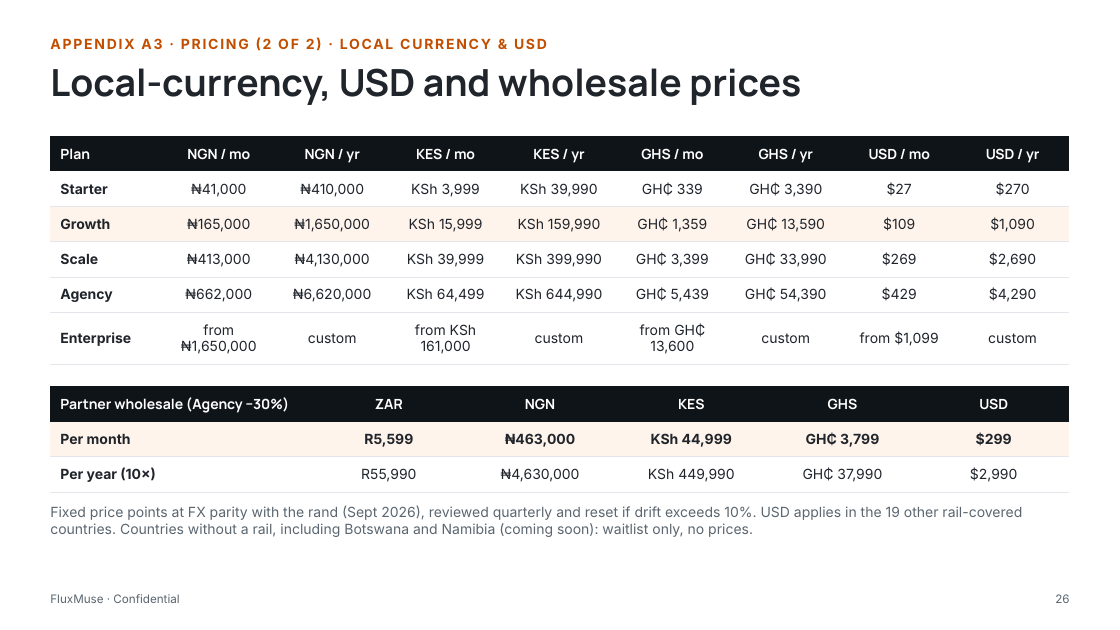
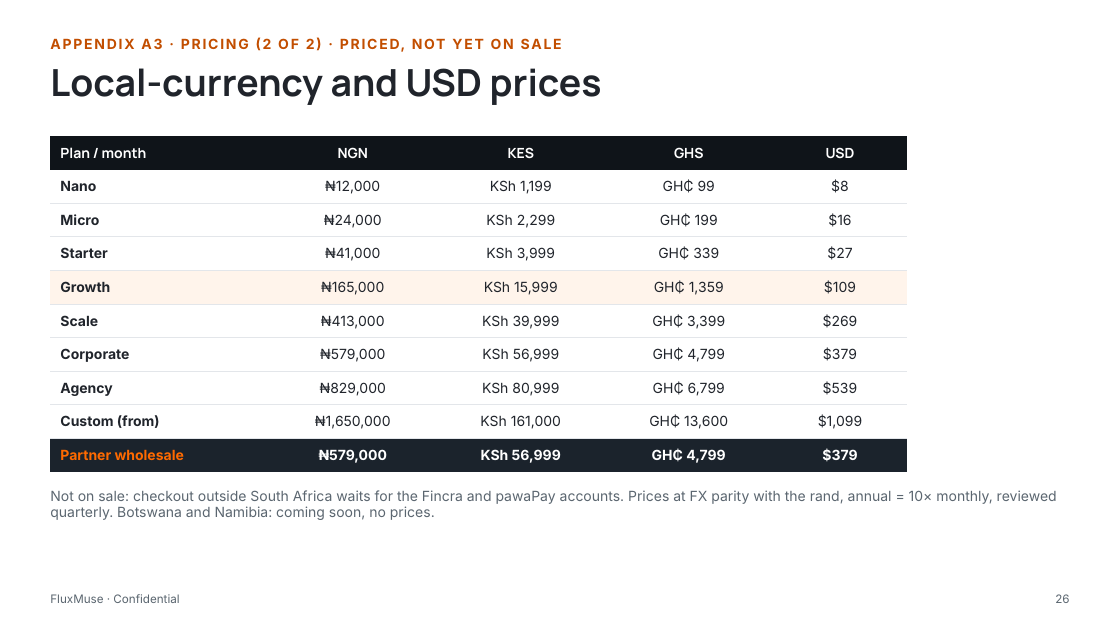
Before and after one commit to embizo/fluxmuse, a slide deck: slide 26 of docs/go-to-market/04_Investor_Pitch_Deck/FluxMuse_Investor_Pitch_Deck.pptx. Drawn at 1120x630 pixels with LibreOffice and Linux fonts; fonts in the diff are those of the drawing. Boxes give left, top, right and bottom in pixels: in the first picture for what was removed or moved away, otherwise in the second. Text is boxed around its words. In the diff, an @@ line names an element or a change of style, - is before the commit and + after.

```diff
--- a/docs/go-to-market/04_Investor_Pitch_Deck/FluxMuse_Investor_Pitch_Deck.pptx
+++ b/docs/go-to-market/04_Investor_Pitch_Deck/FluxMuse_Investor_Pitch_Deck.pptx
@@ text at <box>50,68,602,105</box>: text changed @@
-Local-currency, USD and wholesale prices
+Local-currency and USD prices
@@ table removed at <box>50,136,1070,365</box>, 6 rows, 9 columns @@
-Plan | NGN / mo | NGN / yr | KES / mo | KES / yr | GHS / mo | GHS / yr | USD / mo | USD / yr
-Starter | ₦41,000 | ₦410,000 | KSh 3,999 | KSh 39,990 | GH₵ 339 | GH₵ 3,390 | $27 | $270
-Growth | ₦165,000 | ₦1,650,000 | KSh 15,999 | KSh 159,990 | GH₵ 1,359 | GH₵ 13,590 | $109 | $1,090
-Scale | ₦413,000 | ₦4,130,000 | KSh 39,999 | KSh 399,990 | GH₵ 3,399 | GH₵ 33,990 | $269 | $2,690
-Agency | ₦662,000 | ₦6,620,000 | KSh 64,499 | KSh 644,990 | GH₵ 5,439 | GH₵ 54,390 | $429 | $4,290
-Enterprise | from ₦1,650,000 | custom | from KSh 161,000 | custom | from GH₵ 13,600 | custom | from $1,099 | custom
@@ table added at <box>50,136,907,472</box>, 10 rows, 5 columns @@
+Plan / month | NGN | KES | GHS | USD
+Nano | ₦12,000 | KSh 1,199 | GH₵ 99 | $8
+Micro | ₦24,000 | KSh 2,299 | GH₵ 199 | $16
+Starter | ₦41,000 | KSh 3,999 | GH₵ 339 | $27
+Growth | ₦165,000 | KSh 15,999 | GH₵ 1,359 | $109
+Scale | ₦413,000 | KSh 39,999 | GH₵ 3,399 | $269
+Corporate | ₦579,000 | KSh 56,999 | GH₵ 4,799 | $379
+Agency | ₦829,000 | KSh 80,999 | GH₵ 6,799 | $539
+Custom (from) | ₦1,650,000 | KSh 161,000 | GH₵ 13,600 | $1,099
+Partner wholesale | ₦579,000 | KSh 56,999 | GH₵ 4,799 | $379
@@ table removed at <box>50,386,1070,492</box>, 3 rows, 6 columns @@
-Partner wholesale (Agency −30%) | ZAR | NGN | KES | GHS | USD
-Per month | R5,599 | ₦463,000 | KSh 44,999 | GH₵ 3,799 | $299
-Per year (10×) | R55,990 | ₦4,630,000 | KSh 449,990 | GH₵ 37,990 | $2,990
@@ text at <box>50,490,1057,520</box>: text changed @@
-Fixed price points at FX parity with the rand (Sept 2026), reviewed quarterly and reset if drift exceeds 10%. USD applies in the 19 other rail-covered countries. Countries without a rail, including Botswana and Namibia (coming soon): waitlist only, no prices.
+Not on sale: checkout outside South Africa waits for the Fincra and pawaPay accounts. Prices at FX parity with the rand, annual = 10× monthly, reviewed quarterly. Botswana and Namibia: coming soon, no prices.
```
Also in this commit, not shown: 29 other slides changed, 15 other files.
